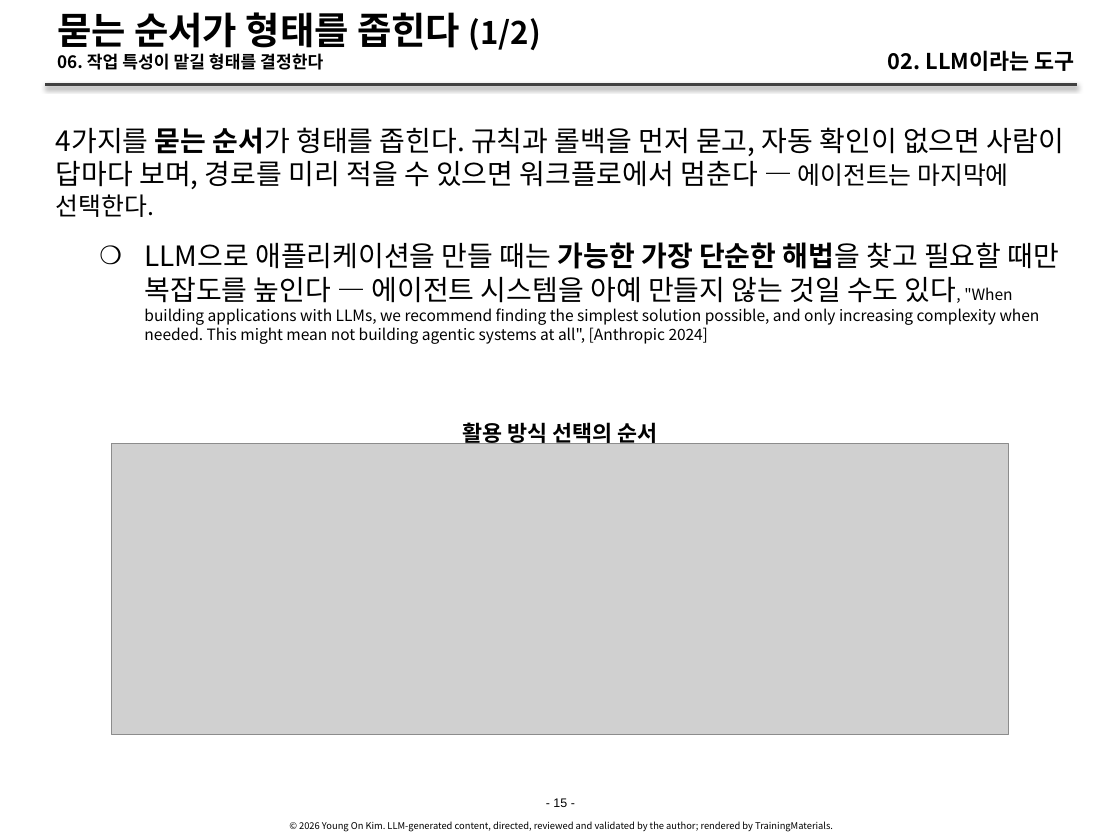
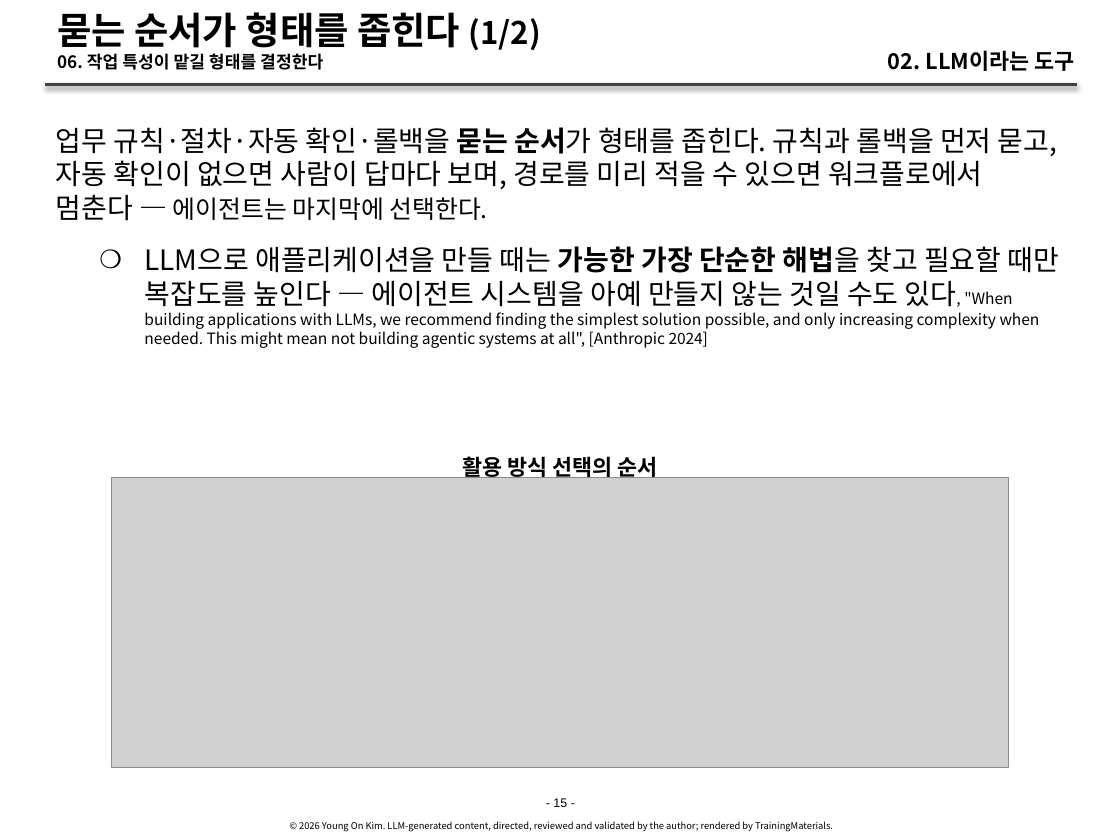
Before and after one commit to YoungSan77/TrainingMaterials, a slide deck: slide 15 of courses/ai-native/sessions/s02.pptx. Drawn at 1120x840 pixels with LibreOffice and Linux fonts; fonts in the diff are those of the drawing; grey boxes stand for pictures. Boxes give left, top, right and bottom in pixels: in the first picture for what was removed or moved away, otherwise in the second. Text is boxed around its words. In the diff, an @@ line names an element or a change of style, - is before the commit and + after.

```diff
--- a/courses/ai-native/sessions/s02.pptx
+++ b/courses/ai-native/sessions/s02.pptx
@@ text at (x1=56, y1=127, x2=1057, y2=221): text changed @@
-4가지를 묻는 순서가 형태를 좁힌다. 규칙과 롤백을 먼저 묻고, 자동 확인이 없으면 사람이 답마다 보며, 경로를 미리 적을 수 있으면 워크플로에서 멈춘다 — 에이전트는 마지막에 선택한다.
+업무 규칙·절차·자동 확인·롤백을 묻는 순서가 형태를 좁힌다. 규칙과 롤백을 먼저 묻고, 자동 확인이 없으면 사람이 답마다 보며, 경로를 미리 적을 수 있으면 워크플로에서 멈춘다 — 에이전트는 마지막에 선택한다.
@@ text "활용 방식 선택의 순서" rewrapped from (x1=462, y1=420, x2=657, y2=444) to (x1=462, y1=453, x2=657, y2=481) @@
@@ picture moved from (x1=111, y1=444, x2=1008, y2=735) to (x1=111, y1=477, x2=1008, y2=768) @@
```
Also in this commit, not shown: 14 other slides changed, 1 slide added, 4 other files.
